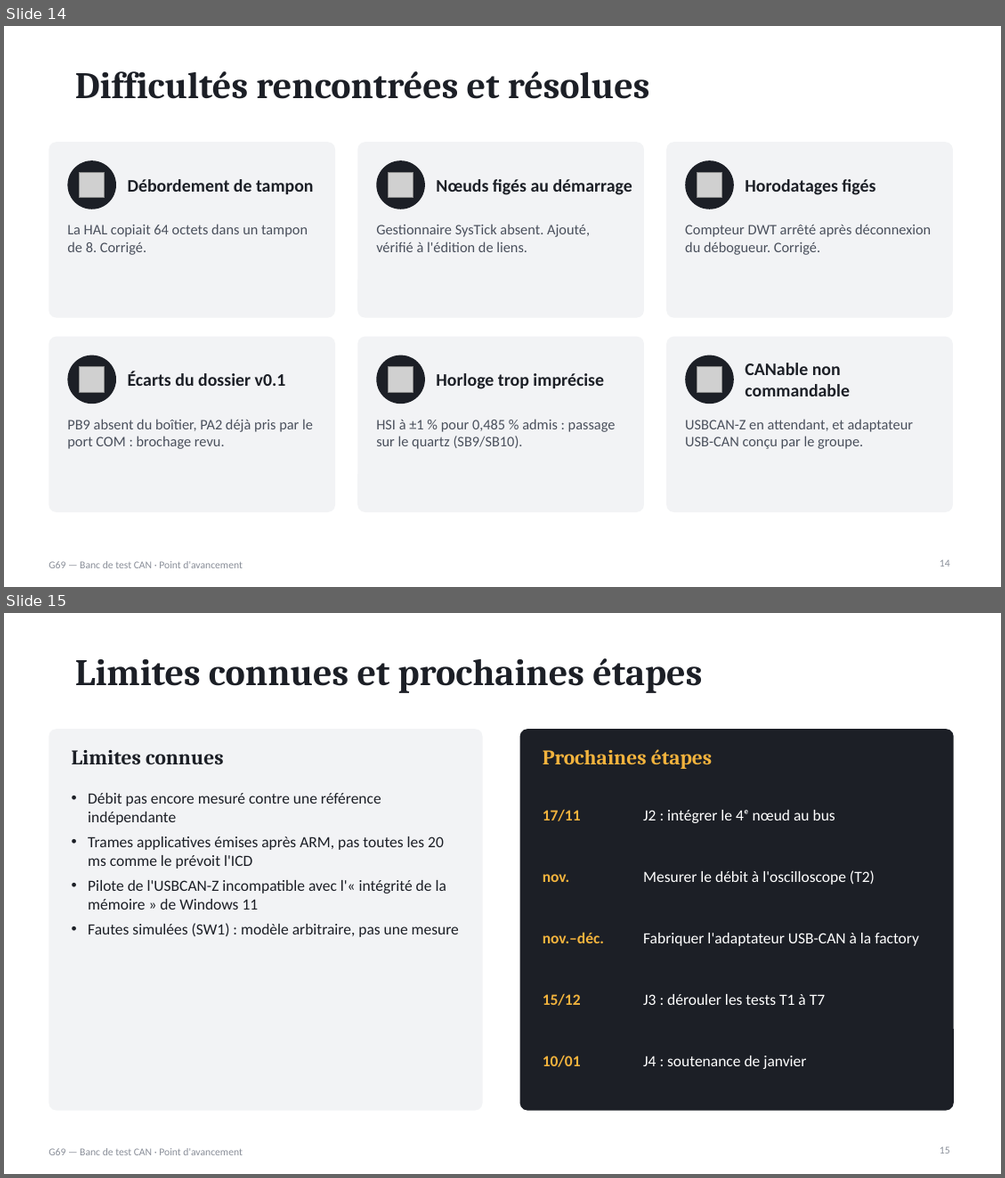
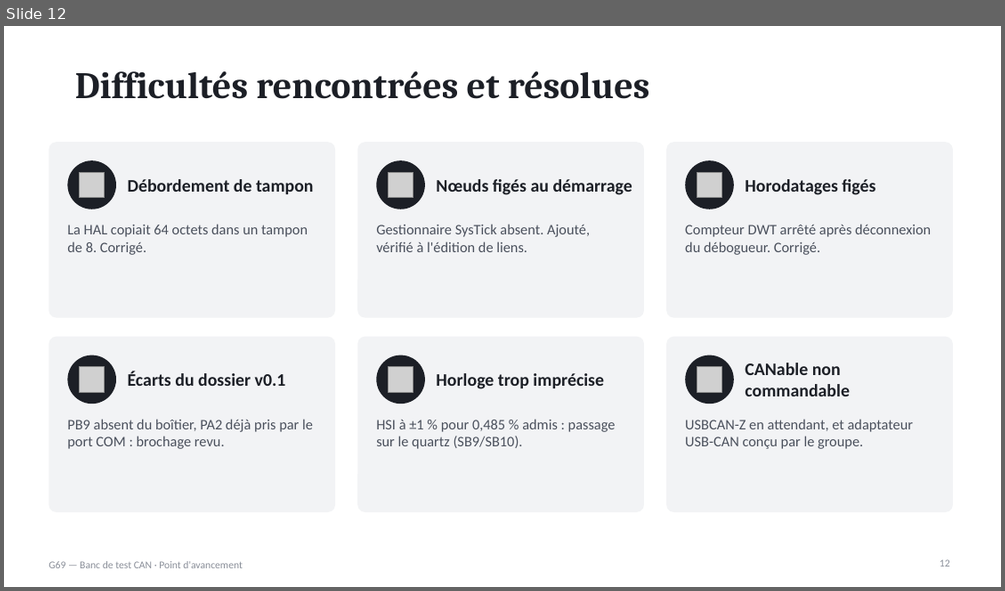
Before and after one commit to xopigun/Projet2A, a slide deck: banc-can/docs/presentation/Avancement_Bus_CAN_G69.pptx. Shown one above the other, each under a label of ours: slides 14 and 15 before the commit, slide 12 after it. The pictures are 1005x1178 and 1005x591 pixels, drawn with LibreOffice and Linux fonts; fonts in the diff are those of the drawing; grey boxes stand for pictures. Boxes give left, top, right and bottom in pixels: in the first picture for what was removed or moved away, otherwise in the second. Text is boxed around its words. In the diff, an @@ line names an element or a change of style, - is before the commit and + after.

```diff
--- a/banc-can/docs/presentation/Avancement_Bus_CAN_G69.pptx
+++ b/banc-can/docs/presentation/Avancement_Bus_CAN_G69.pptx
@@ slide 15 removed at (4,613,1001,1174), background #FFFFFF; not listed: 1 template element that a slide beside it also shows @@
@@ title removed at (75,658,702,693) @@
-Limites connues et prochaines étapes
@@ rounded rectangle removed at (48,729,483,1111) @@
@@ rounded rectangle removed at (520,729,954,1111) @@
@@ text removed at (72,750,224,764) @@
-Limites connues
@@ text removed at (542,749,712,769) @@
-Prochaines étapes
@@ text removed at (88,793,459,937) @@
-• Débit pas encore mesuré contre une référence indépendante
-• Trames applicatives émises après ARM, pas toutes les 20 ms comme le prévoit l'ICD
-• Pilote de l'USBCAN-Z incompatible avec l'« intégrité de la mémoire » de Windows 11
-• Fautes simulées (SW1) : modèle arbitraire, pas une mesure
@@ text removed at (542,809,581,821) @@
-17/11
@@ text removed at (643,810,835,823) @@
-J2 : intégrer le 4ᵉ nœud au bus
@@ text removed at (542,874,569,882) @@
-nov.
@@ text removed at (643,870,874,884) @@
-Mesurer le débit à l'oscilloscope (T2)
@@ text removed at (542,932,604,943) @@
-nov.–déc.
@@ text removed at (643,933,919,946) @@
-Fabriquer l'adaptateur USB-CAN à la factory
@@ text removed at (542,993,581,1005) @@
-15/12
@@ text removed at (643,994,825,1005) @@
-J3 : dérouler les tests T1 à T7
@@ text removed at (542,1054,581,1067) @@
-10/01
@@ text removed at (643,1055,806,1069) @@
-J4 : soutenance de janvier
@@ page number removed at (939,1146,950,1153) @@
-15
@@ what was slide 14 is now slide 12 @@
@@ page number at (939,559,950,566): text changed @@
-14
+12
```
Also in this commit, not shown: 5 slides changed, 2 other slides removed.
